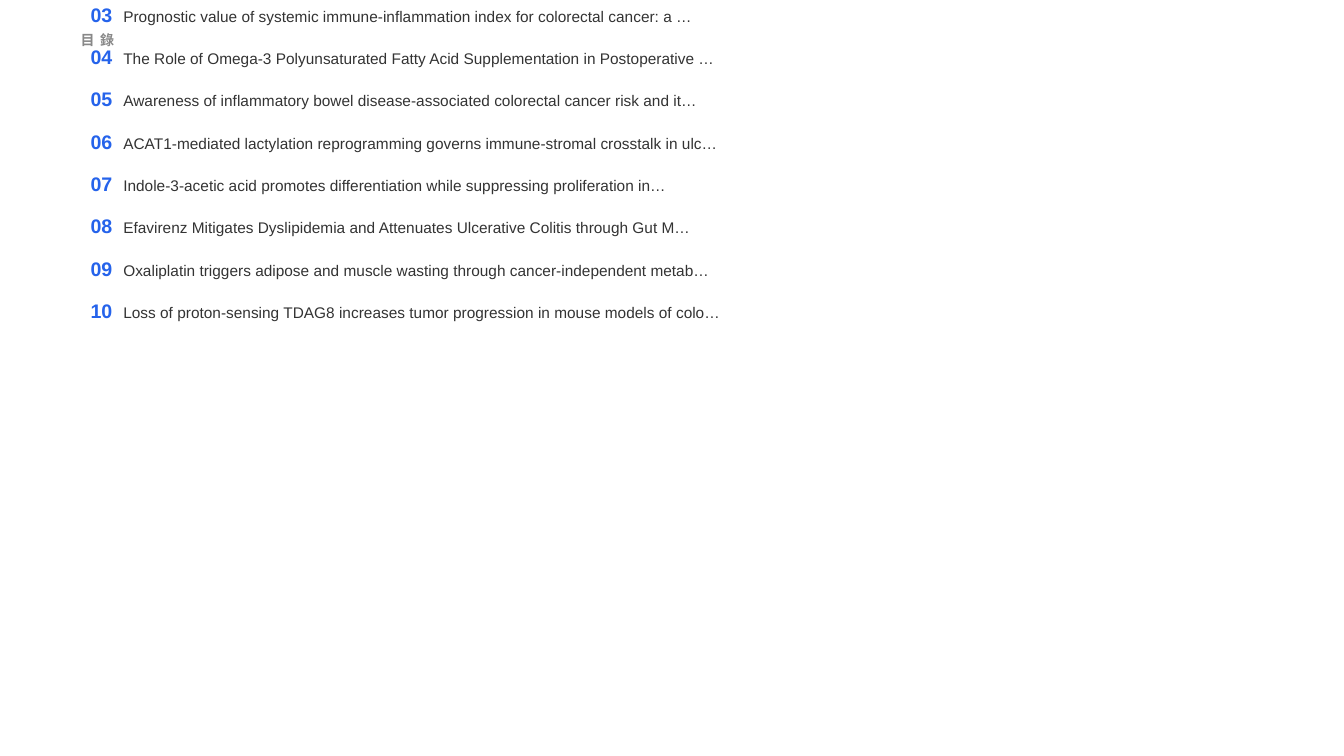
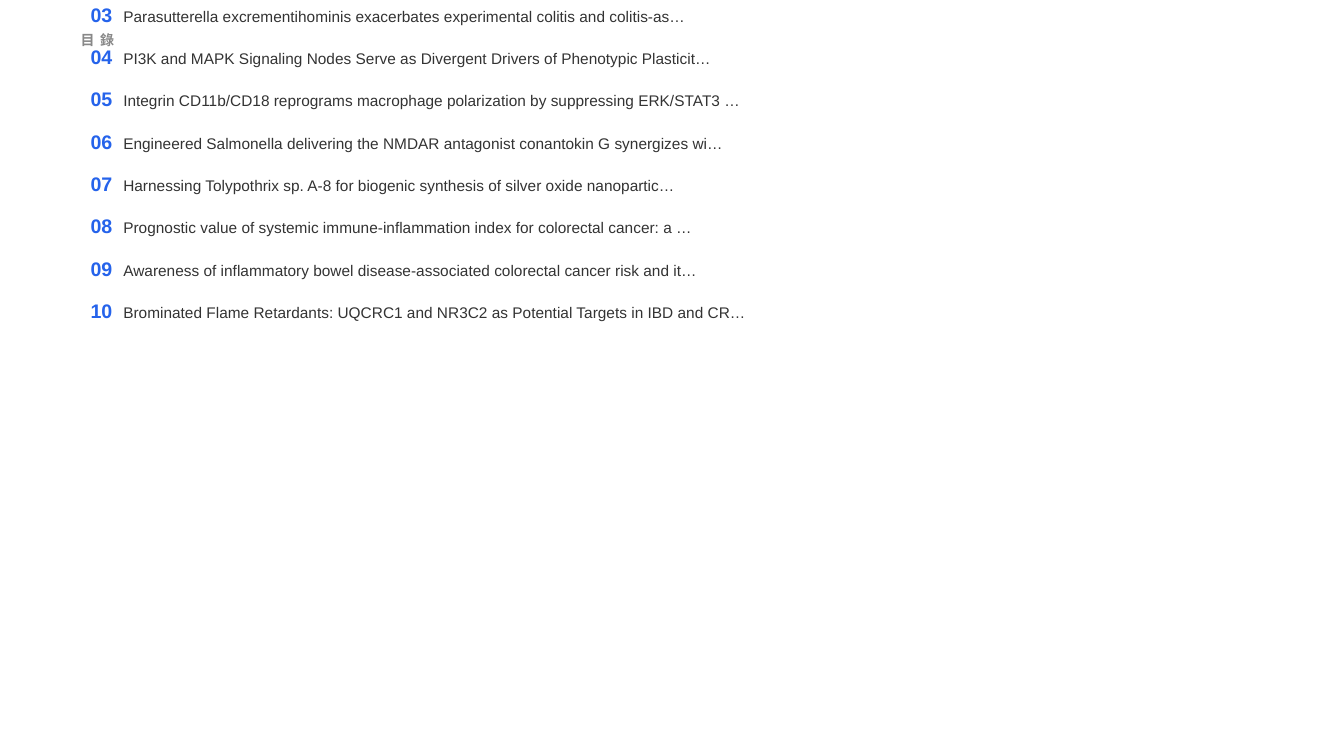
Before and after one commit to jejenhu-maker/colorectal-weekly-digest, a slide deck: slide 2 of docs/digest-zh.pptx. Drawn at 1344x756 pixels with LibreOffice and Linux fonts; fonts in the diff are those of the drawing. Boxes give left, top, right and bottom in pixels: in the first picture for what was removed or moved away, otherwise in the second. Text is boxed around its words. In the diff, an @@ line names an element or a change of style, - is before the commit and + after.

```diff
--- a/docs/digest-zh.pptx
+++ b/docs/digest-zh.pptx
@@ text at box(91, 8, 746, 321): text changed @@
-02 Parasutterella excrementihominis exacerbates experimental colitis and colitis-as…
-03 Prognostic value of systemic immune-inflammation index for colorectal cancer: a …
-04 The Role of Omega-3 Polyunsaturated Fatty Acid Supplementation in Postoperative …
-05 Awareness of inflammatory bowel disease-associated colorectal cancer risk and it…
-06 ACAT1-mediated lactylation reprogramming governs immune-stromal crosstalk in ulc…
-07 Indole-3-acetic acid promotes differentiation while suppressing proliferation in…
-08 Efavirenz Mitigates Dyslipidemia and Attenuates Ulcerative Colitis through Gut M…
-09 Oxaliplatin triggers adipose and muscle wasting through cancer-independent metab…
-10 Loss of proton-sensing TDAG8 increases tumor progression in mouse models of colo…
+02 Extrinsic lipids are absorbed and accumulate in colorectal cancer.
+03 Parasutterella excrementihominis exacerbates experimental colitis and colitis-as…
+04 PI3K and MAPK Signaling Nodes Serve as Divergent Drivers of Phenotypic Plasticit…
+05 Integrin CD11b/CD18 reprograms macrophage polarization by suppressing ERK/STAT3 …
+06 Engineered Salmonella delivering the NMDAR antagonist conantokin G synergizes wi…
+07 Harnessing Tolypothrix sp. A-8 for biogenic synthesis of silver oxide nanopartic…
+08 Prognostic value of systemic immune-inflammation index for colorectal cancer: a …
+09 Awareness of inflammatory bowel disease-associated colorectal cancer risk and it…
+10 Brominated Flame Retardants: UQCRC1 and NR3C2 as Potential Targets in IBD and CR…
```
Also in this commit, not shown: 12 other slides changed, 1 slide added, 1 slide removed, 2 other files.
